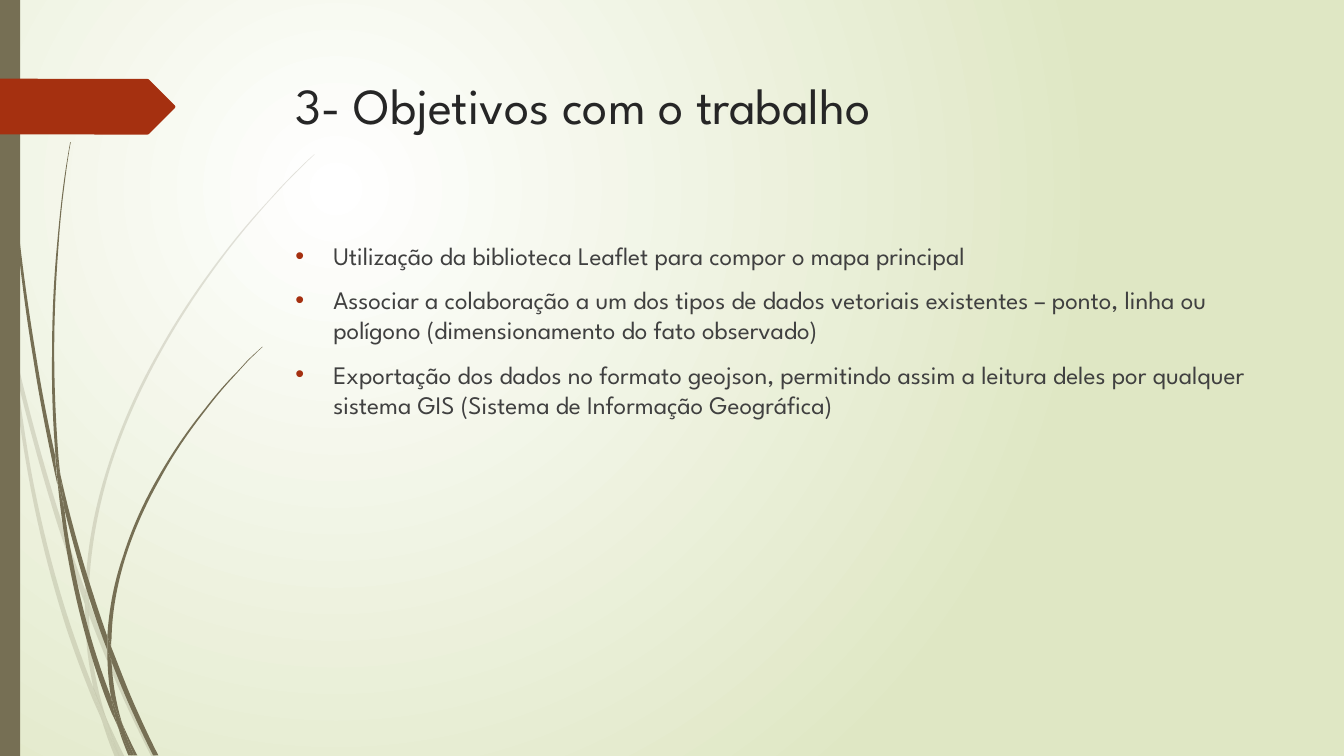
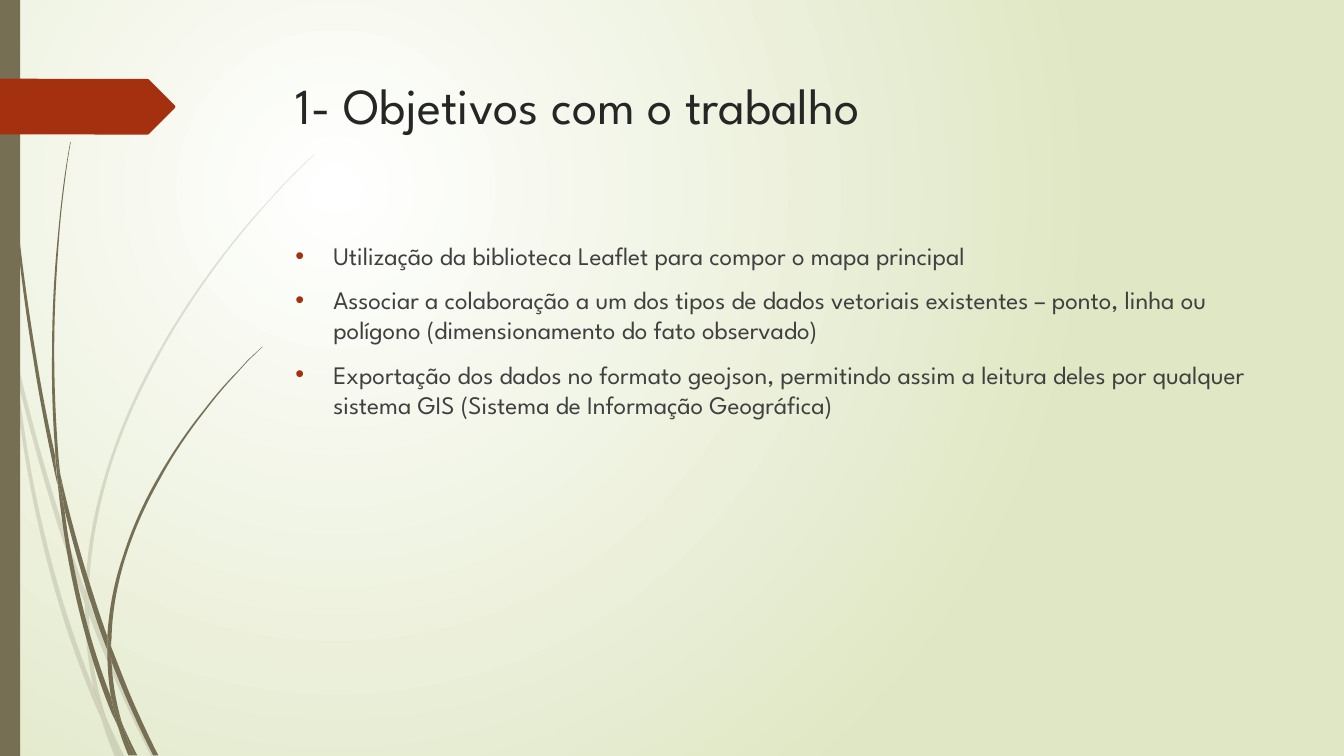
Before and after one commit to TavaresCarlos/TCC, a slide deck: slide 3 of apresentação-do-sistema/apresentação-02.pptx. Drawn at 1344x756 pixels with LibreOffice and Linux fonts; fonts in the diff are those of the drawing. Boxes give left, top, right and bottom in pixels: in the first picture for what was removed or moved away, otherwise in the second. Text is boxed around its words. In the diff, an @@ line names an element or a change of style, - is before the commit and + after.

```diff
--- a/apresentação-do-sistema/apresentação-02.pptx
+++ b/apresentação-do-sistema/apresentação-02.pptx
@@ title at [296,89,859,135]: text changed @@
-3- Objetivos com o trabalho
+1- Objetivos com o trabalho
```
Also in this commit, not shown: 3 other slides changed, 12 other files.
